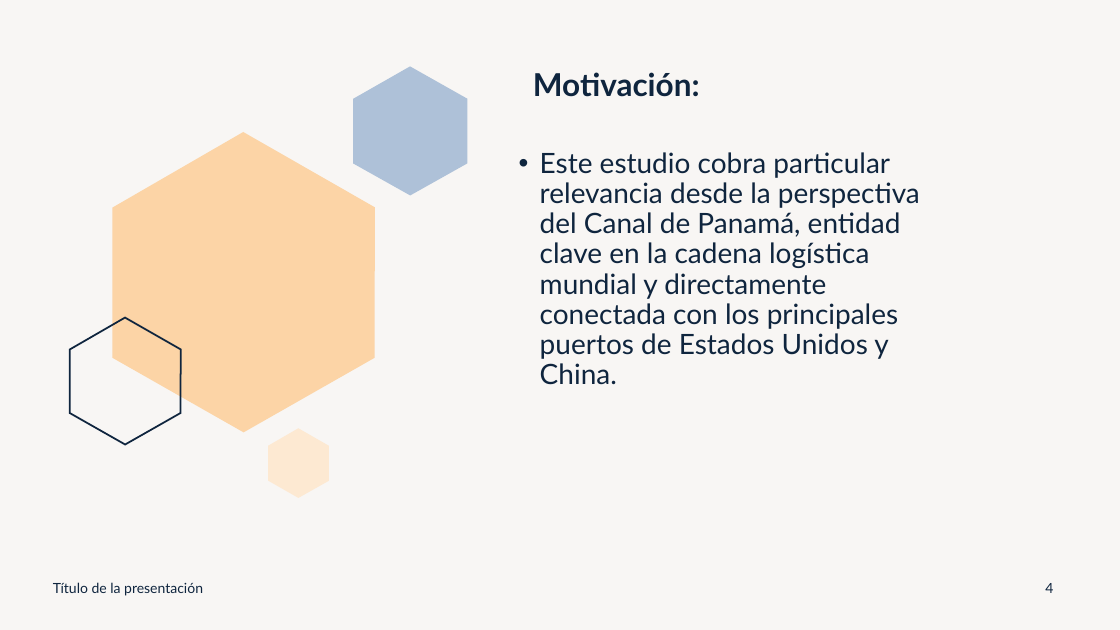
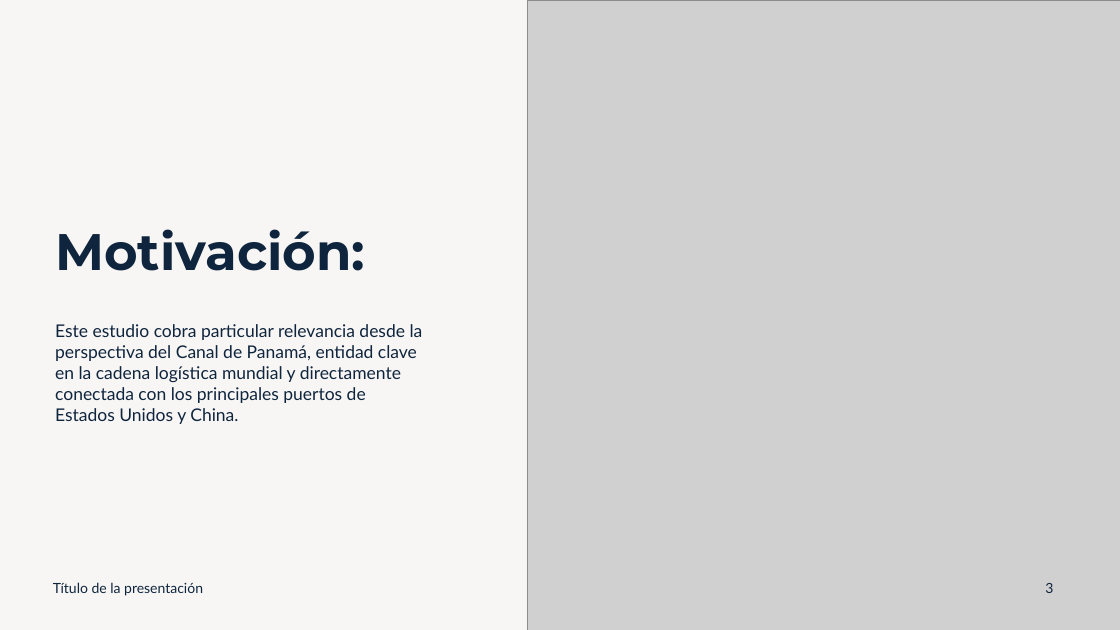
Before and after one commit to isaacmedina/usa-container-ports-timeline-series, a slide deck: slide 3 of docs/Presentacion.pptx (slide 4 before the commit). Drawn at 1120x630 pixels with LibreOffice and Linux fonts; fonts in the diff are those of the drawing; grey boxes stand for pictures. Boxes give left, top, right and bottom in pixels: in the first picture for what was removed or moved away, otherwise in the second. Text is boxed around its words. In the diff, an @@ line names an element or a change of style, - is before the commit and + after.

```diff
--- a/docs/Presentacion.pptx
+++ b/docs/Presentacion.pptx
@@ picture added at (528, 0, 1120, 630) @@
@@ freeform shape removed at (353, 66, 467, 196) @@
@@ freeform shape removed at (113, 132, 375, 433) @@
@@ title "Motivación:": place and size @@
-title "Motivación:" at (533, 72, 700, 97)
+title "Motivación:" at (55, 229, 365, 271)
@@ title "Motivación:" at (55, 229, 365, 271): size 27 to 44 pt, font Lato to Montserrat; vertical alignment bottom to middle @@
@@ text "Este estudio cobra particular relevancia ...": place and size @@
-text "Este estudio cobra particular relevancia ..." at (540, 152, 920, 385)
+text "Este estudio cobra particular relevancia ..." at (55, 324, 423, 424)
@@ text "Este estudio cobra particular relevancia ..." at (55, 324, 423, 424): size 24 to 15 pt; bullet • to none; line spacing 0.9 to 1 @@
@@ freeform shape removed at (70, 318, 181, 444) @@
@@ freeform shape removed at (268, 429, 329, 498) @@
@@ page number at (1045, 583, 1053, 593): text changed @@
-4
+3
```
Also in this commit, not shown: 4 other slides changed, 2 slides added, 5 slides removed, 3 other files.
